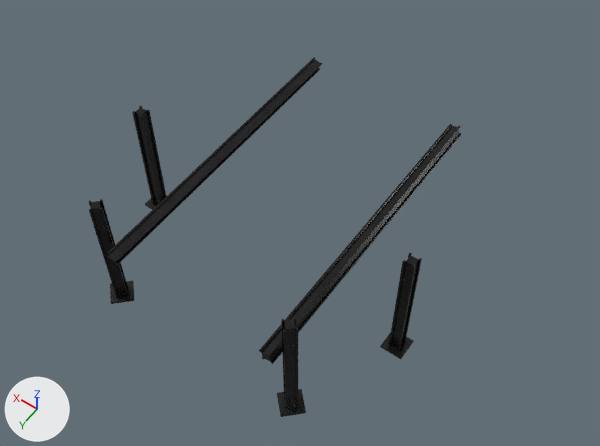
Two versions of the glTF model ThePixelArcade-TriviaTest/assets/scene/Models/Pillars/Pillars.glb, one commit apart.
Before and after are seen from a camera (50 mm lens) standing at (-13.3, 16.2, 30.3) and looking at (-0.6, -1.5, 2.5). Every picture has the same lights, and +X, +Y and +Z are marked at lower left. The older version comes first. Objects named as collision shapes, trigger or cutter boxes, shadow casters or lower levels of detail are left out. Where no turn or scale is listed for an object, it has been applied to the vertices. Vertices at exactly the same position are counted once.

The older version as bpy lines, for what is in view:
```python
me_cylinder_048 = bpy.data.meshes.new('Cylinder.048')
me_cylinder_048.from_pydata(...)  # 1200 vertices, 2040 faces; spans x -7.0..7.0, y -9.0..5.24, z 0.0..6.0
# faces by material slot: [760, 1280]
me_cylinder_048.materials.append(mat_kb3d_utp_metalblack_004)
me_cylinder_048.materials.append(mat_kb3d_atp_aluminiuma_001)
# before: 368 (-3.59, 5.0, 3.39) at pixel (262, 358), 370 (-4.08, 5.0, 3.52) at pixel (272, 363), 372 (-3.47, 5.0, 3.88) at pixel (258, 350), 374 (-3.95, 5.0, 4.01) at pixel (269, 355), 376 (-3.97, 5.0, 3.93) at pixel (270, 356)
# before: 377 (-4.06, 5.0, 3.6) at pixel (272, 362), 380 (-3.57, 5.0, 3.47) at pixel (261, 357), 381 (-3.49, 5.0, 3.8) at pixel (259, 351), 384 (-4.0, 5.0, 3.5) at pixel (271, 363), 385 (-3.68, 5.0, 3.42) at pixel (264, 359)
# before: 388 (-3.55, 5.0, 3.9) at pixel (260, 351), 389 (-3.87, 5.0, 3.98) at pixel (267, 354), 396 (-3.98, 5.0, 3.58) at pixel (270, 361), 397 (-3.65, 5.0, 3.5) at pixel (263, 358), 398 (-3.89, 5.0, 3.9) at pixel (268, 356)
# before: 399 (-3.57, 5.0, 3.82) at pixel (261, 352)
# before: 400 (3.42, 5.0, 3.88) at pixel (117, 259), 402 (3.91, 5.0, 4.01) at pixel (108, 251), 404 (3.55, 5.0, 3.39) at pixel (117, 265), 406 (4.03, 5.0, 3.52) at pixel (107, 257), 408 (4.01, 5.0, 3.6) at pixel (107, 256)
# before: 409 (3.93, 5.0, 3.93) at pixel (108, 252), 412 (3.44, 5.0, 3.8) at pixel (117, 260), 413 (3.53, 5.0, 3.47) at pixel (117, 264), 416 (3.82, 5.0, 3.98) at pixel (109, 253), 417 (3.5, 5.0, 3.9) at pixel (116, 258)
# before: 420 (3.63, 5.0, 3.42) at pixel (115, 263), 421 (3.95, 5.0, 3.5) at pixel (109, 258), 428 (3.85, 5.0, 3.9) at pixel (109, 253), 429 (3.52, 5.0, 3.82) at pixel (116, 259), 430 (3.93, 5.0, 3.58) at pixel (109, 257)
# before: 431 (3.61, 5.0, 3.5) at pixel (115, 262)
ob_pillars = bpy.data.objects.new('Pillars', me_cylinder_048)
ob_pillars.location = (0.0, 0.0, 0.0)
```
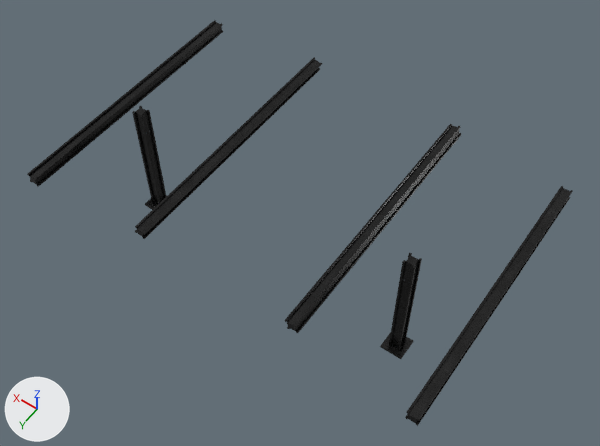
Where the newer file only moved an object's origin or applied its transform, the numbers keep the older frame.

Location of each change, (x1, y1, x2, y2) in pixels of the pictures (600 x 446 px; the box of a moved part takes in the faces that stretch with it):
'Pillars', reshaped (47% wider, 13% taller): before (89, 57, 461, 417); after (27, 20, 573, 426)
part 1 of me_cylinder_048, moved or reshaped: before (89, 199, 128, 297); after (27, 20, 223, 187)
part 2 of me_cylinder_048, moved or reshaped: before (281, 317, 299, 409); after (405, 186, 573, 426)
part 3 of me_cylinder_048, deleted: before (98, 226, 306, 417)
part 4 of me_cylinder_048, moved or reshaped: before (259, 124, 461, 364); after (285, 124, 461, 333)
part 5 of me_cylinder_048, moved or reshaped: before (108, 57, 322, 265); after (135, 57, 322, 239)

What the commit changed:
me_cylinder_048 is used by ob_pillars; location (0.0, 0.0, 0.0).
Verts and faces of me_cylinder_048; kept vertices keep their numbers, new ones are numbered from 1200.
me_cylinder_048 had 1200 vertices, 2040 faces and spanned x -7.0..7.0, y -9.0..5.24, z 0.0..6.0.
me_cylinder_048 now has 696 vertices, 1200 faces and spans x -9.52..9.52, y -9.0..4.0, z 0.0..6.0.
me_cylinder_048 part 1: the loose piece of 32 vertices spanning x 4.14..4.85, y 4.18..4.89, z 0.0..6.0 is multiplied about its middle by the matrix ((-0.707, -0.707, 0.0), (0.0, 0.0, -2.075), (0.707, -0.707, 0.0)), then moved by (4.77, -6.76, 0.71).
me_cylinder_048 part 2: the loose piece of 32 vertices spanning x -4.85..-4.14, y 4.15..4.86, z 0.0..6.0 is multiplied about its middle by the matrix ((-0.707, 0.707, 0.0), (0.0, 0.0, -2.075), (-0.707, -0.707, 0.0)), then moved by (-4.77, -6.73, 0.71).
me_cylinder_048 part 3: 42 loose pieces with 504 vertices, spanning x -5.21..5.21, y 3.8..5.24, z 0.0..4.88, are deleted.
Part 4, on me_cylinder_048:
Vertices 368, 370, 372, 374, 376, 377, 380, 381, 384, 385, 388, 389, 396 to 399 move by (0.0, -1.55, 0.0).
Part 5, on me_cylinder_048:
Vertices 400, 402, 404, 406, 408, 409, 412, 413, 416, 417, 420, 421, 428 to 431 move by (0.0, -1.55, 0.0).
